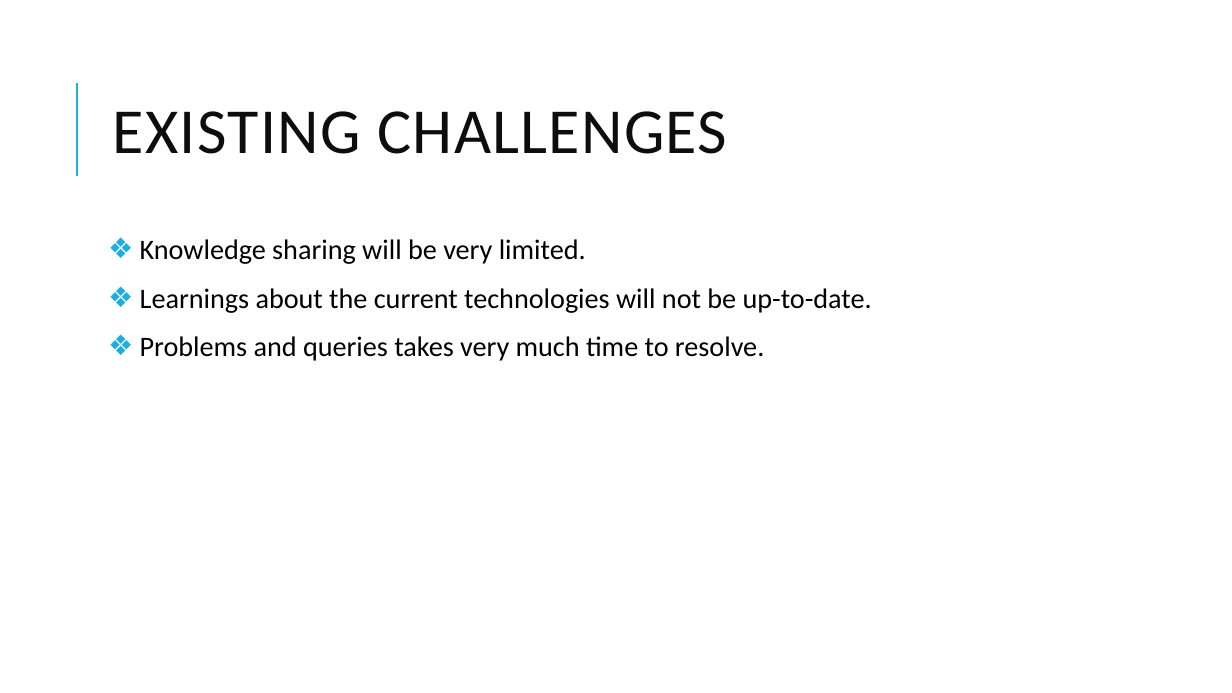
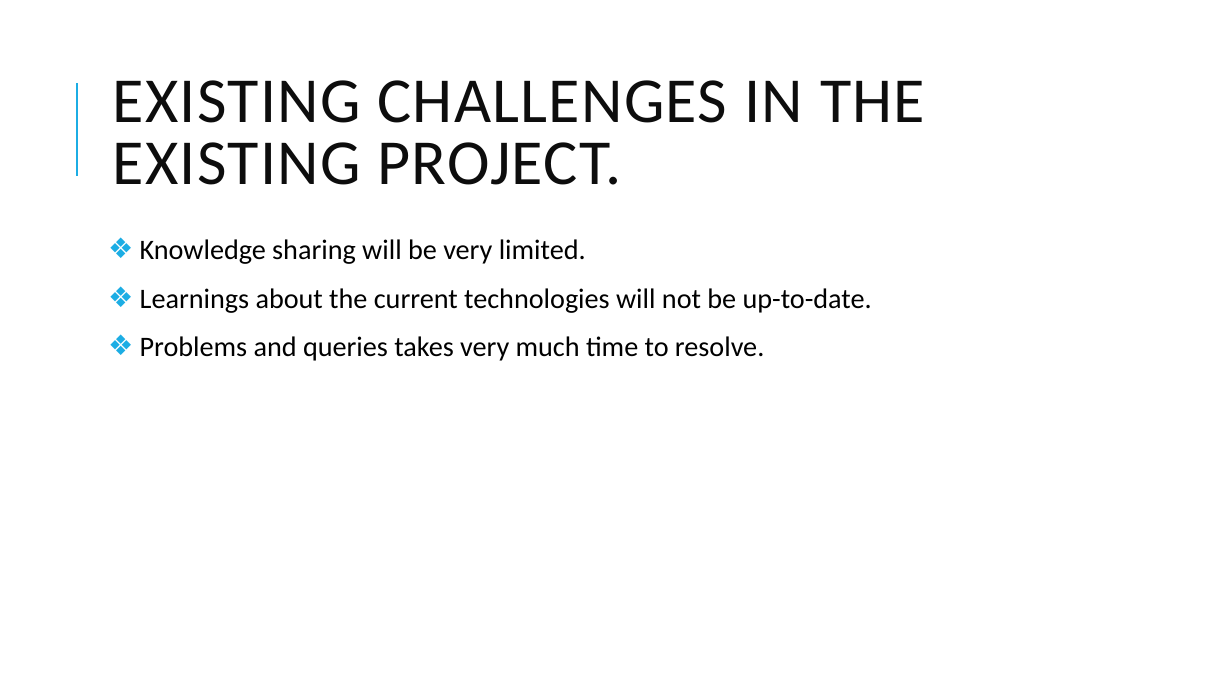
Before and after one commit to arvi9/ASPNet-WebAPI-Anngular-Project, a slide deck: slide 4 of Aurora/Demo/Aurora Demo.pptx. Drawn at 1232x693 pixels with LibreOffice and Linux fonts; fonts in the diff are those of the drawing. Boxes give left, top, right and bottom in pixels: in the first picture for what was removed or moved away, otherwise in the second. Text is boxed around its words. In the diff, an @@ line names an element or a change of style, - is before the commit and + after.

```diff
--- a/Aurora/Demo/Aurora Demo.pptx
+++ b/Aurora/Demo/Aurora Demo.pptx
@@ title at [113,80,925,185]: text changed @@
-EXISTING CHALLENGES
+EXISTING CHALLENGES IN THE EXISTING PROJECT.
```
Also in this commit, not shown: 7 other slides changed, 2 slides added, 1 slide removed.
